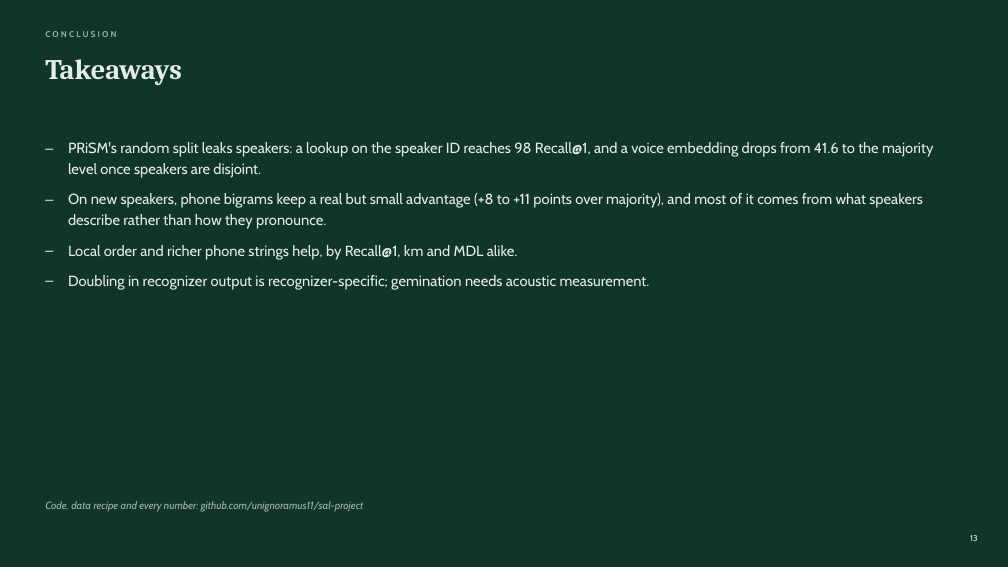
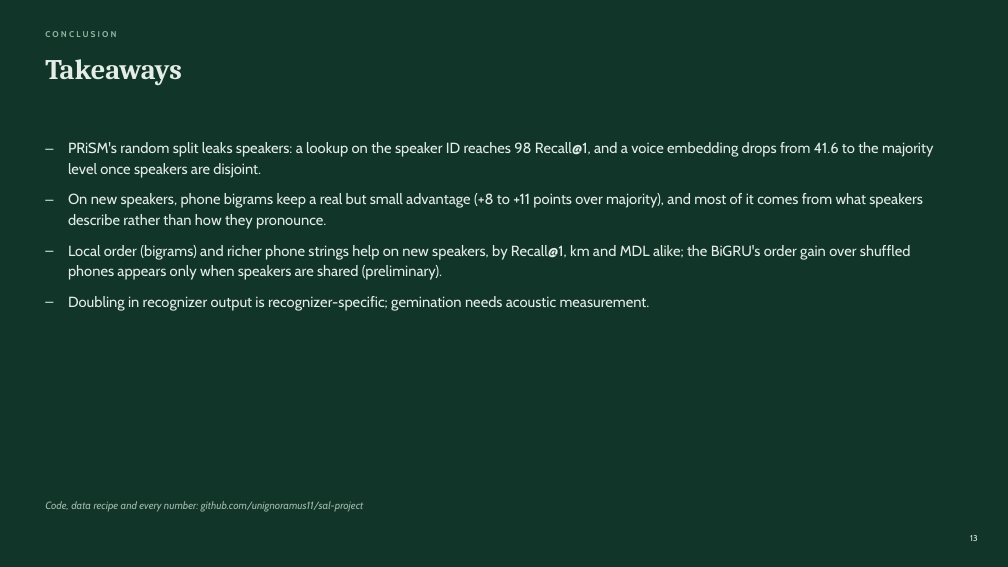
Before and after one commit to unignoramus11/sal-project, a slide deck: slide 13 of slides/mid/mid_evaluation.pptx. Drawn at 1008x567 pixels with LibreOffice and Linux fonts; fonts in the diff are those of the drawing. Boxes give left, top, right and bottom in pixels: in the first picture for what was removed or moved away, otherwise in the second. Text is boxed around its words. In the diff, an @@ line names an element or a change of style, - is before the commit and + after.

Commit message:
Update deck takeaways

```diff
--- a/slides/mid/mid_evaluation.pptx
+++ b/slides/mid/mid_evaluation.pptx
@@ text at (x1=68, y1=245, x2=911, y2=280): text changed @@
-– Local order and richer phone strings help, by Recall@1, km and MDL alike.
+– Local order (bigrams) and richer phone strings help on new speakers, by Recall@1, km and MDL alike; the BiGRU's order gain over shuffled phones appears only when speakers are shared (preliminary).
```
Also in this commit, not shown: 2 other files.
